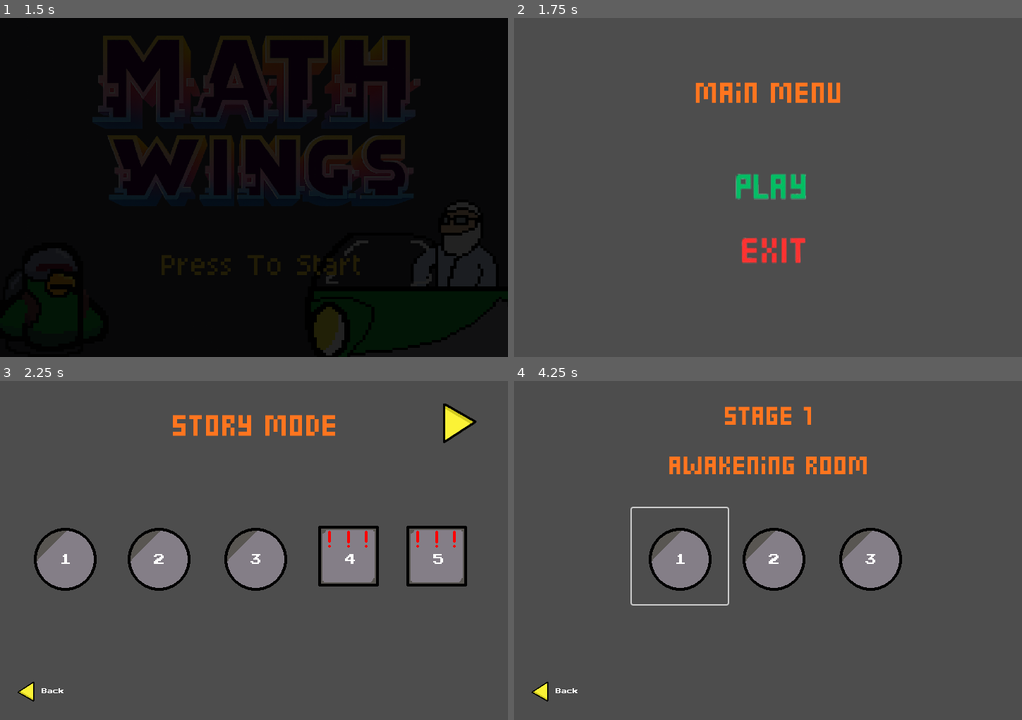
Above: before the commit, frames 1-4 (two rows, left to right).
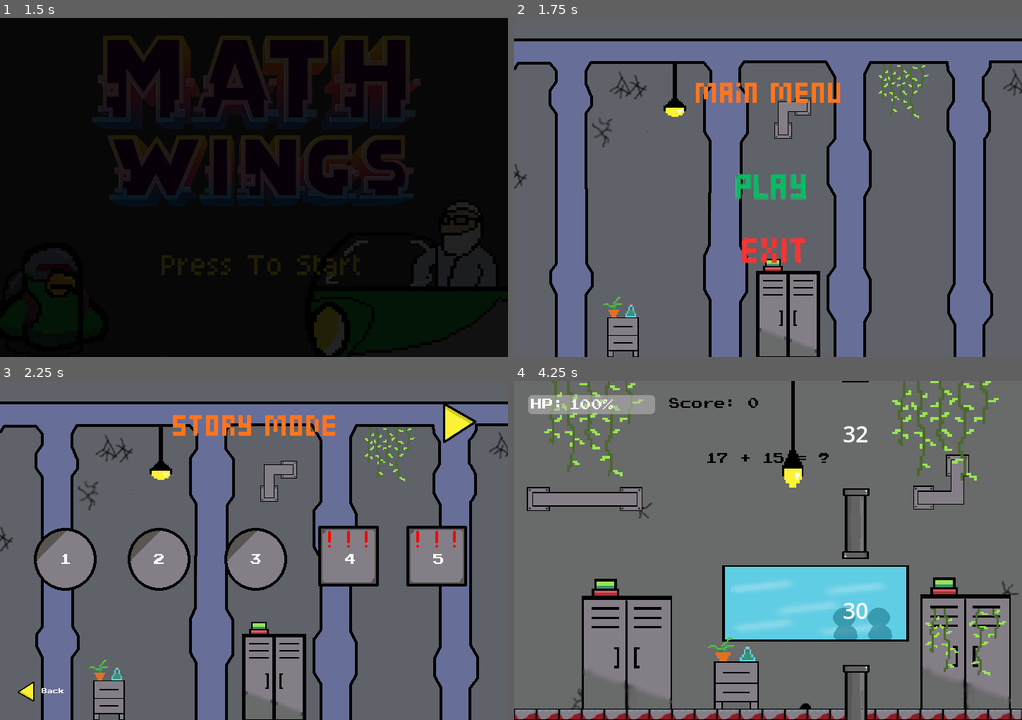
Above: after the commit, the same moments.

Repository: kienmiiru/math-wings
Game: Godot game, scene res://screens/splash_screen.tscn
Two runs of this game, one before a commit and one after it. Both use one fixed random seed, a clock stepped at 60 frames per second and the inputs below.
Inputs (mouse positions are in pixels of both pictures, inside the frame that each line leads up to):
- Up to frame 1 (1.5 s): tap Enter at 0.5 s; move the mouse to (254, 187) at 0.52 s; click (254, 187) at 0.6 s; tap Space (flap) at 0.77, 1.07 s; move the mouse to (152, 204) at 1.27 s; click (152, 204) at 1.35 s
- Up to frame 2 (1.75 s): tap Space (flap) at 1.52 s
- Up to frame 3 (2.25 s): tap Space (flap) at 1.82, 2 s; move the mouse to (254, 547) at 2.02 s; click (254, 547) at 2.1 s
- Up to frame 4 (4.25 s): click "1" at 2.75 s; click "1" at 3.5 s

Frame 1 is identical in both runs. In frame 2, 97% of the frame differs, in the area x 0-100%, y 0-100%; in frame 3, 88%; in frame 4, 98%.

Commit message:
add background, level select, fix a minori bug

Diff:
--- a/bird.gd
+++ b/bird.gd
@@ -71,4 +71,5 @@
 
 	if area.is_in_group("missile") && alive:
 		take_damage(0.10)
+		area.queue_free()
 		area.is_hit = true
--- a/screens/main_menu.tscn
+++ b/screens/main_menu.tscn
@@ -1,8 +1,9 @@
-[gd_scene load_steps=6 format=3 uid="uid://b2jpvn68t80hg"]
+[gd_scene load_steps=7 format=3 uid="uid://b2jpvn68t80hg"]
 
 [ext_resource type="Script" uid="uid://uk2pb13mysk0" path="res://screens/main_menu.gd" id="1_5mnfb"]
 [ext_resource type="Texture2D" uid="uid://d05rh7iga51ne" path="res://assets/menu/mainMenu.png" id="1_ocono"]
 [ext_resource type="Texture2D" uid="uid://du5sm2i35hcoi" path="res://assets/menu/playtext (1).png" id="2_t3bh0"]
+[ext_resource type="Texture2D" uid="uid://if4pns5ogprt" path="res://assets/background/Background Shop.png" id="2_wu0qq"]
 [ext_resource type="Texture2D" uid="uid://dh0n2ylyvvnll" path="res://assets/menu/playtext (2).png" id="3_5mnfb"]
 
 [sub_resource type="RectangleShape2D" id="RectangleShape2D_t3bh0"]
@@ -10,6 +11,10 @@
 
 [node name="MainMenu" type="Node2D"]
 script = ExtResource("1_5mnfb")
+
+[node name="BackgroundShop" type="Sprite2D" parent="."]
+position = Vector2(360, 240)
+texture = ExtResource("2_wu0qq")
 
 [node name="MainMenu" type="Sprite2D" parent="."]
 position = Vector2(360, 103)
--- a/screens/stage_menu.tscn
+++ b/screens/stage_menu.tscn
@@ -1,7 +1,8 @@
-[gd_scene load_steps=9 format=3 uid="uid://3imuk5adthb4"]
+[gd_scene load_steps=10 format=3 uid="uid://3imuk5adthb4"]
 
 [ext_resource type="Script" uid="uid://cyghfgxvqor6i" path="res://screens/stage_menu.gd" id="1_c57x4"]
 [ext_resource type="Texture2D" uid="uid://bohqi2vcshbdi" path="res://assets/menu/StoryMode.png" id="1_tjlrl"]
+[ext_resource type="Texture2D" uid="uid://if4pns5ogprt" path="res://assets/background/Background Shop.png" id="2_7gquu"]
 [ext_resource type="Texture2D" uid="uid://dor78o1e2lelh" path="res://assets/menu/Endless Torture.png" id="2_hh2nu"]
 [ext_resource type="Texture2D" uid="uid://b0pqhkqn6ooin" path="res://assets/menu/Placeholder Level NonBoss.png" id="3_8duqs"]
 [ext_resource type="Texture2D" uid="uid://cb7roob1dyjfc" path="res://assets/menu/ButtonNextBack.png" id="3_15ikj"]
@@ -13,6 +14,10 @@
 
 [node name="StageMenu" type="Node2D"]
 script = ExtResource("1_c57x4")
+
+[node name="BackgroundShop" type="Sprite2D" parent="."]
+position = Vector2(360, 240)
+texture = ExtResource("2_7gquu")
 
 [node name="SwitchModeButton" type="Node2D" parent="."]
 
--- a/stage1/level_select.gd
+++ b/stage1/level_select.gd
@@ -15,3 +15,27 @@
 	if event is InputEventMouseButton:
 		if event.button_index == MOUSE_BUTTON_LEFT and event.pressed:
 			get_tree().change_scene_to_file("res://screens/stage_menu.tscn")
+
+
+func _on_stage_1_button_button_down() -> void:
+	var level_scene = load('res://stage1/stage1.tscn').instantiate()
+	level_scene.difficulty = 0
+	get_tree().get_root().add_child(level_scene)
+	queue_free()
+	get_tree().current_scene = level_scene
+
+
+func _on_stage_2_button_button_down() -> void:
+	var level_scene = load('res://stage1/stage1.tscn').instantiate()
+	level_scene.difficulty = 1
+	get_tree().get_root().add_child(level_scene)
+	queue_free()
+	get_tree().current_scene = level_scene
+
+
+func _on_stage_3_button_button_down() -> void:
+	var level_scene = load('res://stage1/stage1.tscn').instantiate()
+	level_scene.difficulty = 2
+	get_tree().get_root().add_child(level_scene)
+	queue_free()
+	get_tree().current_scene = level_scene
--- a/stage1/level_select.tscn
+++ b/stage1/level_select.tscn
@@ -1,7 +1,8 @@
-[gd_scene load_steps=7 format=3 uid="uid://d3y5n8cy1nsr3"]
+[gd_scene load_steps=8 format=3 uid="uid://d3y5n8cy1nsr3"]
 
 [ext_resource type="Script" uid="uid://eb2oxghf80i8" path="res://stage1/level_select.gd" id="1_vg4we"]
 [ext_resource type="Texture2D" uid="uid://b0pqhkqn6ooin" path="res://assets/menu/Placeholder Level NonBoss.png" id="2_pm7gl"]
+[ext_resource type="Texture2D" uid="uid://if4pns5ogprt" path="res://assets/background/Background Shop.png" id="2_vu183"]
 [ext_resource type="Texture2D" uid="uid://d2okugwcwhrvy" path="res://assets/menu/Stage1.png" id="3_1pk6g"]
 [ext_resource type="FontFile" uid="uid://qai12svbvyg7" path="res://assets/PressStart2P.ttf" id="3_vg4we"]
 [ext_resource type="Texture2D" uid="uid://cb7roob1dyjfc" path="res://assets/menu/ButtonNextBack.png" id="5_vu183"]
@@ -11,6 +12,10 @@
 
 [node name="LevelSelect" type="Node2D"]
 script = ExtResource("1_vg4we")
+
+[node name="BackgroundShop" type="Sprite2D" parent="."]
+position = Vector2(360, 240)
+texture = ExtResource("2_vu183")
 
 [node name="Stage1Button" type="Button" parent="."]
 offset_left = 167.0
@@ -88,4 +93,7 @@
 theme_override_fonts/font = ExtResource("3_vg4we")
 text = "Back"
 
+[connection signal="button_down" from="Stage1Button" to="." method="_on_stage_1_button_button_down"]
+[connection signal="button_down" from="Stage2Button" to="." method="_on_stage_2_button_button_down"]
+[connection signal="button_down" from="Stage3Button" to="." method="_on_stage_3_button_button_down"]
 [connection signal="input_event" from="BackButton" to="." method="_on_back_button_input_event"]
--- a/stage1/stage1.tscn
+++ b/stage1/stage1.tscn
@@ -1,12 +1,17 @@
-[gd_scene load_steps=4 format=3 uid="uid://j3xv3ui3iawi"]
+[gd_scene load_steps=5 format=3 uid="uid://j3xv3ui3iawi"]
 
 [ext_resource type="Script" uid="uid://bbu31dxc7kkwc" path="res://stage1/stage1.gd" id="1_7uypk"]
 [ext_resource type="PackedScene" uid="uid://cuxdc162kncle" path="res://bird.tscn" id="1_bird"]
+[ext_resource type="Texture2D" uid="uid://b6dbnaox55mch" path="res://assets/background/backgrounddiam.png" id="2_6cp2s"]
 [ext_resource type="PackedScene" uid="uid://ok8ohylv63ro" path="res://stage1/hud_stage1.tscn" id="3_7ro3l"]
 
 [node name="Stage1" type="Node"]
 script = ExtResource("1_7uypk")
-difficulty = 2.0
+difficulty = 0.0
+
+[node name="Backgrounddiam" type="Sprite2D" parent="."]
+position = Vector2(360, 240)
+texture = ExtResource("2_6cp2s")
 
 [node name="Bird" parent="." instance=ExtResource("1_bird")]
 position = Vector2(60, 240)
--- a/stage2/level_select.gd
+++ b/stage2/level_select.gd
@@ -15,3 +15,27 @@
 	if event is InputEventMouseButton:
 		if event.button_index == MOUSE_BUTTON_LEFT and event.pressed:
 			get_tree().change_scene_to_file("res://screens/stage_menu.tscn")
+
+
+func _on_stage_1_button_button_down() -> void:
+	var level_scene = load('res://stage2/stage2.tscn').instantiate()
+	level_scene.difficulty = 0
+	get_tree().get_root().add_child(level_scene)
+	queue_free()
+	get_tree().current_scene = level_scene
+
+
+func _on_stage_2_button_button_down() -> void:
+	var level_scene = load('res://stage2/stage2.tscn').instantiate()
+	level_scene.difficulty = 1
+	get_tree().get_root().add_child(level_scene)
+	queue_free()
+	get_tree().current_scene = level_scene
+
+
+func _on_stage_3_button_button_down() -> void:
+	var level_scene = load('res://stage2/stage2.tscn').instantiate()
+	level_scene.difficulty = 2
+	get_tree().get_root().add_child(level_scene)
+	queue_free()
+	get_tree().current_scene = level_scene
--- a/stage2/level_select.tscn
+++ b/stage2/level_select.tscn
@@ -1,6 +1,7 @@
-[gd_scene load_steps=7 format=3 uid="uid://rkseno7auclo"]
+[gd_scene load_steps=8 format=3 uid="uid://rkseno7auclo"]
 
 [ext_resource type="Script" uid="uid://b5o8yfktrribp" path="res://stage2/level_select.gd" id="1_gvo4j"]
+[ext_resource type="Texture2D" uid="uid://if4pns5ogprt" path="res://assets/background/Background Shop.png" id="2_8exfi"]
 [ext_resource type="Texture2D" uid="uid://b0pqhkqn6ooin" path="res://assets/menu/Placeholder Level NonBoss.png" id="2_533mq"]
 [ext_resource type="FontFile" uid="uid://qai12svbvyg7" path="res://assets/PressStart2P.ttf" id="3_8exfi"]
 [ext_resource type="Texture2D" uid="uid://bmmj0wm7rbv67" path="res://assets/menu/Stage2.png" id="4_gvo4j"]
@@ -11,6 +12,10 @@
 
 [node name="LevelSelect" type="Node2D"]
 script = ExtResource("1_gvo4j")
+
+[node name="BackgroundShop" type="Sprite2D" parent="."]
+position = Vector2(360, 240)
+texture = ExtResource("2_8exfi")
 
 [node name="Stage1Button" type="Button" parent="."]
 offset_left = 167.0
@@ -88,4 +93,7 @@
 theme_override_fonts/font = ExtResource("3_8exfi")
 text = "Back"
 
+[connection signal="button_down" from="Stage1Button" to="." method="_on_stage_1_button_button_down"]
+[connection signal="button_down" from="Stage2Button" to="." method="_on_stage_2_button_button_down"]
+[connection signal="button_down" from="Stage3Button" to="." method="_on_stage_3_button_button_down"]
 [connection signal="input_event" from="BackButton" to="." method="_on_back_button_input_event"]
--- a/stage2/stage2.tscn
+++ b/stage2/stage2.tscn
@@ -1,13 +1,18 @@
-[gd_scene load_steps=5 format=3 uid="uid://brfvt7urs0mpw"]
+[gd_scene load_steps=6 format=3 uid="uid://brfvt7urs0mpw"]
 
 [ext_resource type="Script" uid="uid://cy8hhtnrnpiqd" path="res://stage2/stage2.gd" id="1_wjinu"]
 [ext_resource type="PackedScene" uid="uid://cuxdc162kncle" path="res://bird.tscn" id="2"]
+[ext_resource type="Texture2D" uid="uid://b6dbnaox55mch" path="res://assets/background/backgrounddiam.png" id="2_7xm7f"]
 [ext_resource type="PackedScene" path="res://bird_weapon.tscn" id="2_db2ir"]
 [ext_resource type="PackedScene" uid="uid://enwyx6pxumig" path="res://stage2/hud_stage2.tscn" id="5_o3ub0"]
 
 [node name="Node" type="Node"]
 script = ExtResource("1_wjinu")
 difficulty = 2.0
+
+[node name="Backgrounddiam" type="Sprite2D" parent="."]
+position = Vector2(360, 240)
+texture = ExtResource("2_7xm7f")
 
 [node name="Bird" parent="." instance=ExtResource("2")]
 position = Vector2(60, 230)
--- a/stage3/level_select.gd
+++ b/stage3/level_select.gd
@@ -15,3 +15,27 @@
 	if event is InputEventMouseButton:
 		if event.button_index == MOUSE_BUTTON_LEFT and event.pressed:
 			get_tree().change_scene_to_file("res://screens/stage_menu.tscn")
+
+
+func _on_stage_1_button_button_down() -> void:
+	var level_scene = load('res://stage3/stage3.tscn').instantiate()
+	level_scene.difficulty = 0
+	get_tree().get_root().add_child(level_scene)
+	queue_free()
+	get_tree().current_scene = level_scene
+
+
+func _on_stage_2_button_button_down() -> void:
+	var level_scene = load('res://stage3/stage3.tscn').instantiate()
+	level_scene.difficulty = 1
+	get_tree().get_root().add_child(level_scene)
+	queue_free()
+	get_tree().current_scene = level_scene
+
+
+func _on_stage_3_button_button_down() -> void:
+	var level_scene = load('res://stage3/stage3.tscn').instantiate()
+	level_scene.difficulty = 2
+	get_tree().get_root().add_child(level_scene)
+	queue_free()
+	get_tree().current_scene = level_scene
--- a/stage3/level_select.tscn
+++ b/stage3/level_select.tscn
@@ -1,6 +1,7 @@
-[gd_scene load_steps=7 format=3 uid="uid://od3356mysvhh"]
+[gd_scene load_steps=8 format=3 uid="uid://od3356mysvhh"]
 
 [ext_resource type="Script" uid="uid://brq3ebdtx1n1g" path="res://stage3/level_select.gd" id="1_0rren"]
+[ext_resource type="Texture2D" uid="uid://if4pns5ogprt" path="res://assets/background/Background Shop.png" id="2_4m00q"]
 [ext_resource type="Texture2D" uid="uid://b0pqhkqn6ooin" path="res://assets/menu/Placeholder Level NonBoss.png" id="2_8cigu"]
 [ext_resource type="FontFile" uid="uid://qai12svbvyg7" path="res://assets/PressStart2P.ttf" id="3_4m00q"]
 [ext_resource type="Texture2D" uid="uid://ckfh63hfytxak" path="res://assets/menu/Stage 3.png" id="4_0rren"]
@@ -11,6 +12,10 @@
 
 [node name="LevelSelect" type="Node2D"]
 script = ExtResource("1_0rren")
+
+[node name="BackgroundShop" type="Sprite2D" parent="."]
+position = Vector2(360, 240)
+texture = ExtResource("2_4m00q")
 
 [node name="Stage1Button" type="Button" parent="."]
 offset_left = 167.0
@@ -88,4 +93,7 @@
 theme_override_fonts/font = ExtResource("3_4m00q")
 text = "Back"
 
+[connection signal="button_down" from="Stage1Button" to="." method="_on_stage_1_button_button_down"]
+[connection signal="button_down" from="Stage2Button" to="." method="_on_stage_2_button_button_down"]
+[connection signal="button_down" from="Stage3Button" to="." method="_on_stage_3_button_button_down"]
 [connection signal="input_event" from="BackButton" to="." method="_on_back_button_input_event"]
--- a/stage3/stage3.tscn
+++ b/stage3/stage3.tscn
@@ -1,6 +1,7 @@
-[gd_scene load_steps=4 format=3 uid="uid://4q682kxc1nqy"]
+[gd_scene load_steps=5 format=3 uid="uid://4q682kxc1nqy"]
 
 [ext_resource type="Script" uid="uid://bafef1ii2fro0" path="res://stage3/stage3.gd" id="1_kn3cg"]
+[ext_resource type="Texture2D" uid="uid://b6dbnaox55mch" path="res://assets/background/backgrounddiam.png" id="2_cxt1b"]
 [ext_resource type="PackedScene" uid="uid://dpu16fqusxgun" path="res://stage3/hud_stage3.tscn" id="2_tftyt"]
 [ext_resource type="PackedScene" uid="uid://cuxdc162kncle" path="res://bird.tscn" id="3_cxt1b"]
 
@@ -8,6 +9,10 @@
 script = ExtResource("1_kn3cg")
 difficulty = 0.0
 
+[node name="Backgrounddiam" type="Sprite2D" parent="."]
+position = Vector2(360, 240)
+texture = ExtResource("2_cxt1b")
+
 [node name="HUDStage3" parent="." instance=ExtResource("2_tftyt")]
 
 [node name="Bird" parent="." instance=ExtResource("3_cxt1b")]
--- a/stage4/level_select.gd
+++ b/stage4/level_select.gd
@@ -15,3 +15,10 @@
 	if event is InputEventMouseButton:
 		if event.button_index == MOUSE_BUTTON_LEFT and event.pressed:
 			get_tree().change_scene_to_file("res://screens/stage_menu.tscn")
+
+
+func _on_stage_1_button_button_down() -> void:
+	var level_scene = load('res://stage4/stage4.tscn').instantiate()
+	get_tree().get_root().add_child(level_scene)
+	queue_free()
+	get_tree().current_scene = level_scene
--- a/stage4/level_select.tscn
+++ b/stage4/level_select.tscn
@@ -1,7 +1,8 @@
-[gd_scene load_steps=7 format=3 uid="uid://djxh5okun1hsq"]
+[gd_scene load_steps=8 format=3 uid="uid://djxh5okun1hsq"]
 
 [ext_resource type="Script" uid="uid://b2hm0f080yql" path="res://stage4/level_select.gd" id="1_11qbk"]
 [ext_resource type="Texture2D" uid="uid://dngkudvuaevrx" path="res://assets/menu/PlaceHolder Level Boss.png" id="2_11qbk"]
+[ext_resource type="Texture2D" uid="uid://if4pns5ogprt" path="res://assets/background/Background Shop.png" id="2_ji1n8"]
 [ext_resource type="FontFile" uid="uid://qai12svbvyg7" path="res://assets/PressStart2P.ttf" id="3_drmrn"]
 [ext_resource type="Texture2D" uid="uid://df5qpgvdid7n0" path="res://assets/menu/Stage 4.png" id="4_ji1n8"]
 [ext_resource type="Texture2D" uid="uid://cb7roob1dyjfc" path="res://assets/menu/ButtonNextBack.png" id="5_8dhqa"]
@@ -11,6 +12,10 @@
 
 [node name="LevelSelect" type="Node2D"]
 script = ExtResource("1_11qbk")
+
+[node name="BackgroundShop" type="Sprite2D" parent="."]
+position = Vector2(360, 240)
+texture = ExtResource("2_ji1n8")
 
 [node name="Stage1Button" type="Button" parent="."]
 offset_left = 292.0
@@ -54,4 +59,5 @@
 theme_override_fonts/font = ExtResource("3_drmrn")
 text = "Back"
 
+[connection signal="button_down" from="Stage1Button" to="." method="_on_stage_1_button_button_down"]
 [connection signal="input_event" from="BackButton" to="." method="_on_back_button_input_event"]
--- a/stage4/stage4.tscn
+++ b/stage4/stage4.tscn
@@ -1,13 +1,18 @@
-[gd_scene load_steps=6 format=3 uid="uid://7er1bcvsg3dt"]
+[gd_scene load_steps=7 format=3 uid="uid://7er1bcvsg3dt"]
 
 [ext_resource type="Script" uid="uid://det4r32421t2j" path="res://stage4/stage4.gd" id="1"]
 [ext_resource type="PackedScene" uid="uid://puibd4woc2e" path="res://stage4/boss_1.tscn" id="2_8ta65"]
 [ext_resource type="PackedScene" uid="uid://cuxdc162kncle" path="res://bird.tscn" id="2_bird"]
+[ext_resource type="Texture2D" uid="uid://dgr7jftxgbvr4" path="res://assets/background/backgroundboss1.png" id="2_l5kmx"]
 [ext_resource type="PackedScene" uid="uid://cw5n22sqwj0rc" path="res://stage4/hud_stage4.tscn" id="4_hud_stage4"]
 [ext_resource type="PackedScene" path="res://bird_weapon.tscn" id="5_neo5x"]
 
 [node name="Stage4" type="Node"]
 script = ExtResource("1")
+
+[node name="Backgroundboss1" type="Sprite2D" parent="."]
+position = Vector2(360, 240)
+texture = ExtResource("2_l5kmx")
 
 [node name="Boss1" parent="." instance=ExtResource("2_8ta65")]
 position = Vector2(638, 237)
--- a/stage5/level_select.gd
+++ b/stage5/level_select.gd
@@ -15,3 +15,10 @@
 	if event is InputEventMouseButton:
 		if event.button_index == MOUSE_BUTTON_LEFT and event.pressed:
 			get_tree().change_scene_to_file("res://screens/stage_menu.tscn")
+
+
+func _on_stage_1_button_button_down() -> void:
+	var level_scene = load('res://stage5/stage5.tscn').instantiate()
+	get_tree().get_root().add_child(level_scene)
+	queue_free()
+	get_tree().current_scene = level_scene
--- a/stage5/level_select.tscn
+++ b/stage5/level_select.tscn
@@ -1,6 +1,7 @@
-[gd_scene load_steps=7 format=3 uid="uid://bx2qqk8821oy1"]
+[gd_scene load_steps=8 format=3 uid="uid://bx2qqk8821oy1"]
 
 [ext_resource type="Script" uid="uid://b6e8tas61th7v" path="res://stage5/level_select.gd" id="1_ta1jn"]
+[ext_resource type="Texture2D" uid="uid://if4pns5ogprt" path="res://assets/background/Background Shop.png" id="2_0n50w"]
 [ext_resource type="FontFile" uid="uid://qai12svbvyg7" path="res://assets/PressStart2P.ttf" id="3_ssq6f"]
 [ext_resource type="Texture2D" uid="uid://boi3nf2d3x34m" path="res://assets/menu/Stage5.png" id="4_ta1jn"]
 [ext_resource type="Texture2D" uid="uid://cb7roob1dyjfc" path="res://assets/menu/ButtonNextBack.png" id="5_py12x"]
@@ -11,6 +12,10 @@
 
 [node name="LevelSelect" type="Node2D"]
 script = ExtResource("1_ta1jn")
+
+[node name="BackgroundShop" type="Sprite2D" parent="."]
+position = Vector2(360, 240)
+texture = ExtResource("2_0n50w")
 
 [node name="Stage1" type="Sprite2D" parent="."]
 position = Vector2(360, 54)
@@ -55,3 +60,4 @@
 text = "1"
 
 [connection signal="input_event" from="BackButton" to="." method="_on_back_button_input_event"]
+[connection signal="button_down" from="Stage1Button" to="." method="_on_stage_1_button_button_down"]
--- a/stage5/stage5.gd
+++ b/stage5/stage5.gd
@@ -5,7 +5,7 @@
 
 var score := 0
 var spawn_timer := 0.0
-var spawn_interval := 5 # detik
+var spawn_interval := 3 # detik
 var pipes = []
 var question_generator = QuestionGenerator.new()
 var lost = false
--- a/stage5/stage5.tscn
+++ b/stage5/stage5.tscn
@@ -1,13 +1,18 @@
-[gd_scene load_steps=6 format=3 uid="uid://b0tenfnficl2t"]
+[gd_scene load_steps=7 format=3 uid="uid://b0tenfnficl2t"]
 
 [ext_resource type="Script" uid="uid://c8l8cdn3g2c5w" path="res://stage5/stage5.gd" id="1_xdha5"]
 [ext_resource type="PackedScene" uid="uid://cuxdc162kncle" path="res://bird.tscn" id="4_2w1vm"]
 [ext_resource type="PackedScene" uid="uid://dy4ps2daw8sw2" path="res://stage5/hud_stage5.tscn" id="5_bqv3r"]
 [ext_resource type="PackedScene" path="res://bird_weapon.tscn" id="5_jttgy"]
 [ext_resource type="PackedScene" uid="uid://d28auxtmebbyh" path="res://stage5/boss_2.tscn" id="5_xdha5"]
+[ext_resource type="Texture2D" uid="uid://ch55e1uqaxmnx" path="res://assets/background/backgroundbossakhir.png" id="6_bqv3r"]
 
 [node name="Stage5" type="Node"]
 script = ExtResource("1_xdha5")
+
+[node name="Backgroundbossakhir" type="Sprite2D" parent="."]
+position = Vector2(360, 240)
+texture = ExtResource("6_bqv3r")
 
 [node name="Bird" parent="." instance=ExtResource("4_2w1vm")]
 position = Vector2(68, 231)
Binary file added: assets/background/Background Shop.png
Not shown, added: assets/background/Background Shop.png.import
Binary file added: assets/background/backgroundboss1.png
Not shown, added: assets/background/backgroundboss1.png.import
Binary file added: assets/background/backgroundbossakhir.png
Not shown, added: assets/background/backgroundbossakhir.png.import
Binary file added: assets/background/backgrounddiam.png
Not shown, added: assets/background/backgrounddiam.png.import
